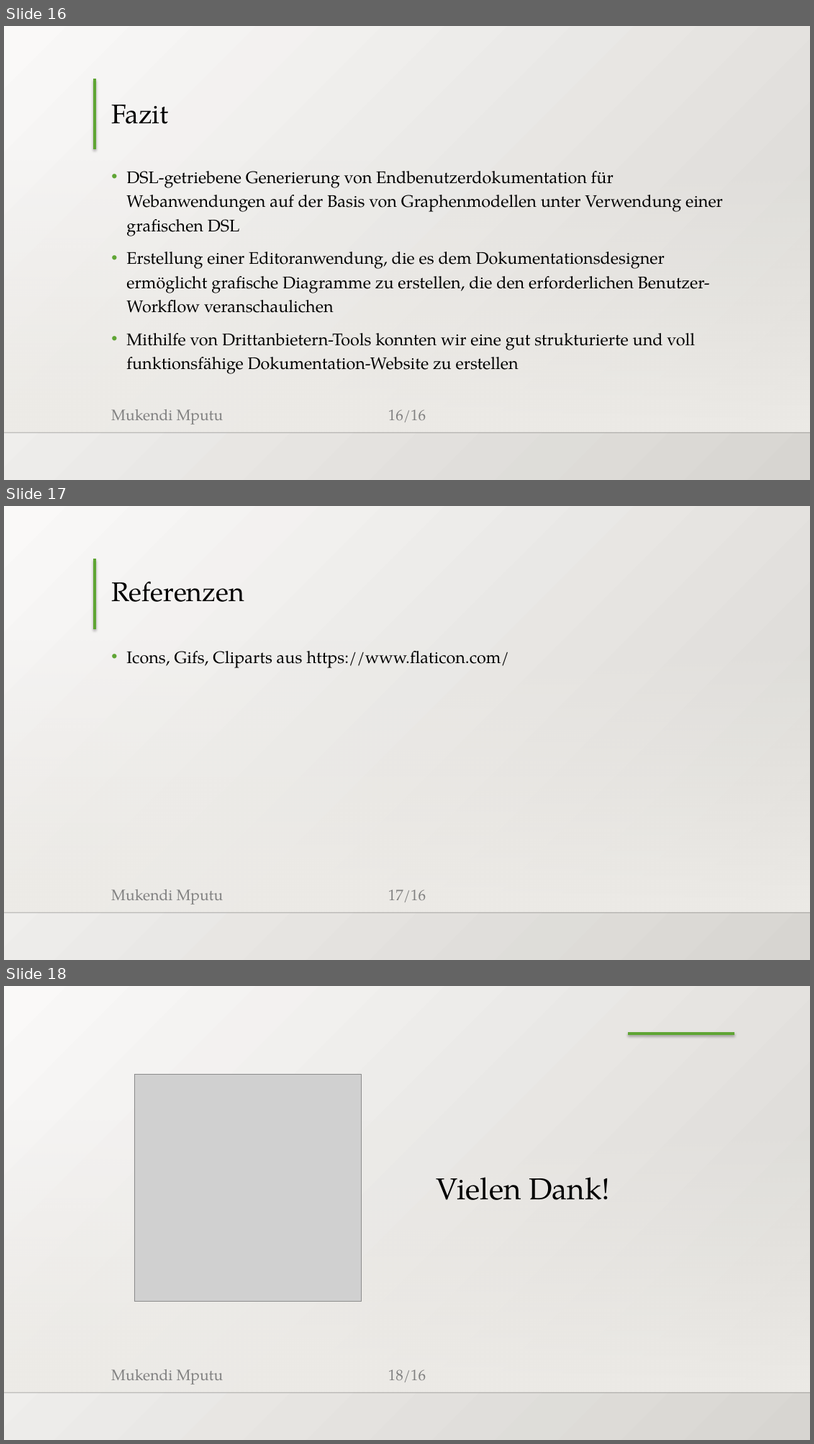
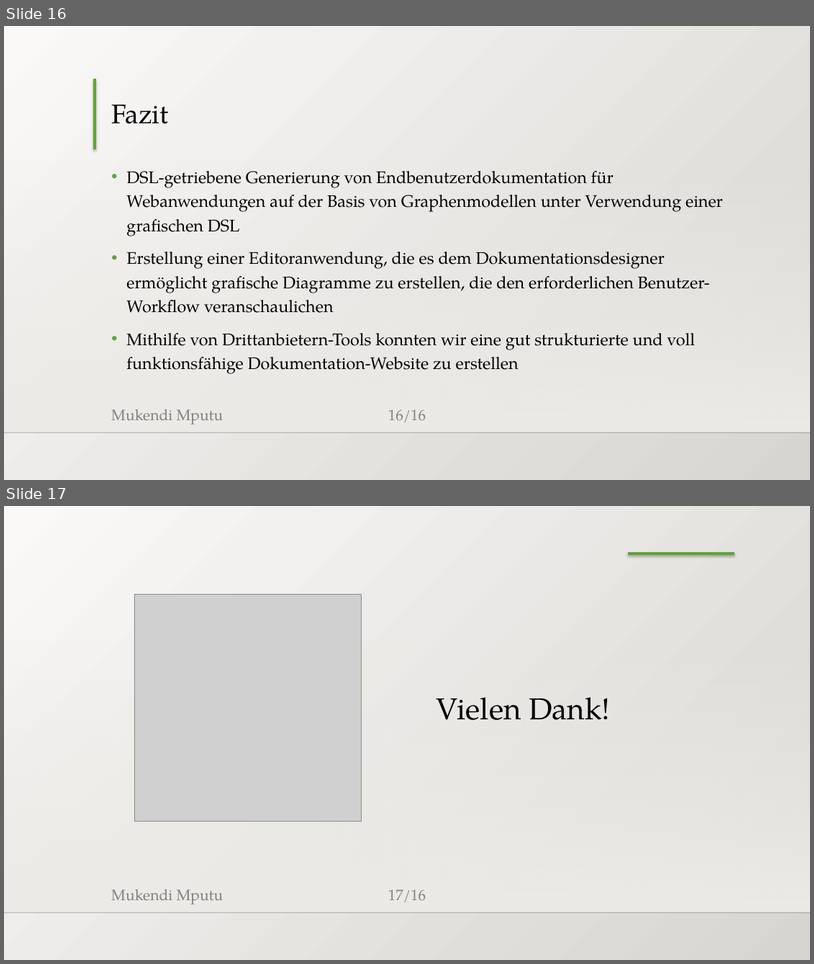
Before and after one commit to MukendiMputu/BachelorThesis, a slide deck: Abschlussvortrag.pptx. Shown one above the other, each under a label of ours: slides 16, 17 and 18 before the commit, slides 16 and 17 after it. The pictures are 814x1444 and 814x964 pixels, drawn with LibreOffice and Linux fonts; fonts in the diff are those of the drawing; grey boxes stand for pictures; background and template pictures are left out. Boxes give left, top, right and bottom in pixels: in the first picture for what was removed or moved away, otherwise in the second. Text is boxed around its words. In the diff, an @@ line names an element or a change of style, - is before the commit and + after.

```diff
--- a/Abschlussvortrag.pptx
+++ b/Abschlussvortrag.pptx
@@ slide 17 removed at (x1=4, y1=506, x2=810, y2=960), background gradient #FAFAF9 to #D7D5D2; not listed: 5 template elements that a slide beside it also shows @@
@@ title removed at (x1=111, y1=581, x2=244, y2=602) @@
-Referenzen
@@ text removed at (x1=126, y1=651, x2=509, y2=668) @@
-• Icons, Gifs, Cliparts aus https://www.flaticon.com/
@@ what was slide 18 is now slide 17 @@
@@ page number at (x1=388, y1=889, x2=426, y2=902): text changed @@
-18/16
+17/16
```
Also in this commit, not shown: 1 slide added, 1 other slide removed, 1 other file.
